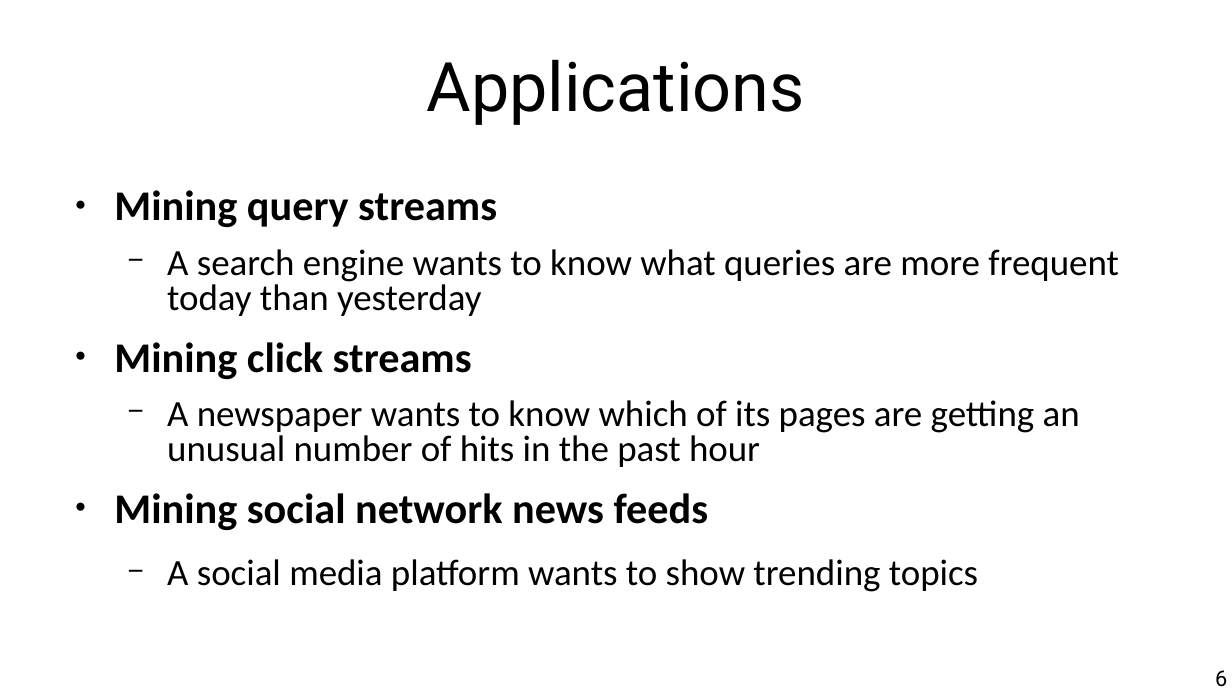
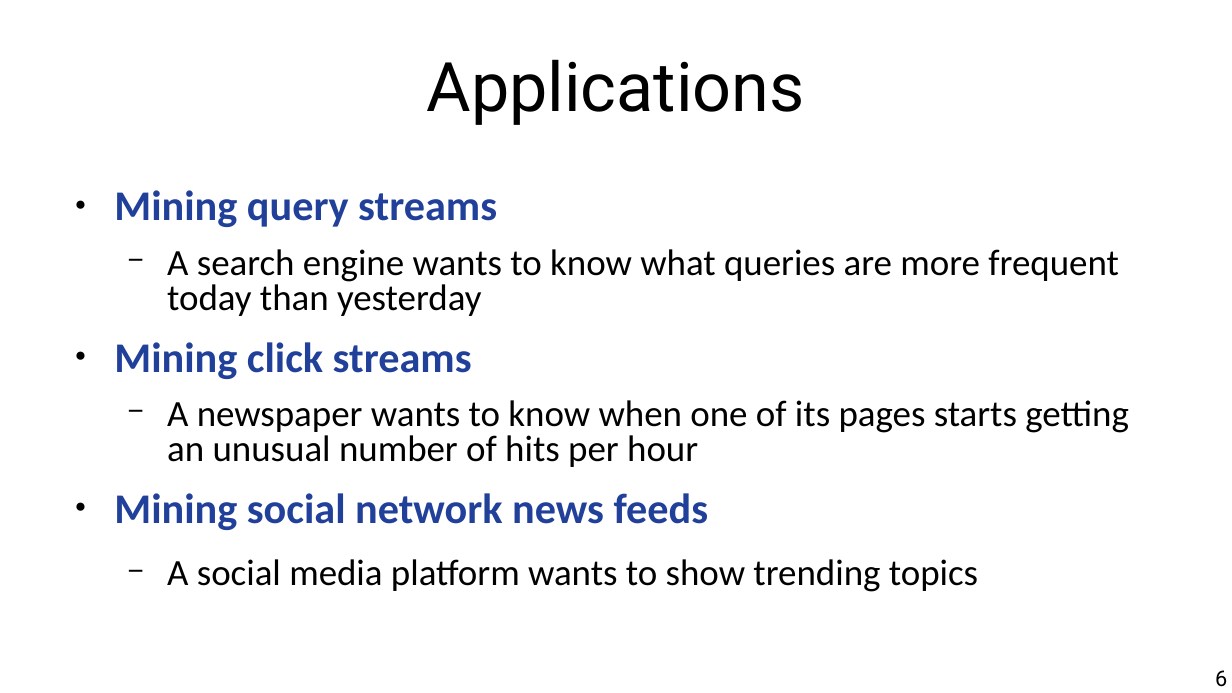
Before and after one commit to marco-calautti/data-mining-course, a slide deck: slide 6 of theory/tt10_streams.odp. Drawn at 1232x693 pixels with LibreOffice and Linux fonts; fonts in the diff are those of the drawing. Boxes give left, top, right and bottom in pixels: in the first picture for what was removed or moved away, otherwise in the second. Text is boxed around its words. In the diff, an @@ line names an element or a change of style, - is before the commit and + after.

```diff
--- a/theory/tt10_streams.odp
+++ b/theory/tt10_streams.odp
@@ text at (x1=114, y1=190, x2=709, y2=530): text colour #000000 to #21409A in "Mining query streams", "Mining click streams", "Mining social network news feeds" @@
@@ text at (x1=167, y1=400, x2=1129, y2=467): text changed @@
-  − A newspaper wants to know which of its pages are getting an unusual number of hits in the past hour
+  − A newspaper wants to know when one of its pages starts getting an unusual number of hits per hour
```
Also in this commit, not shown: 39 other slides changed.
